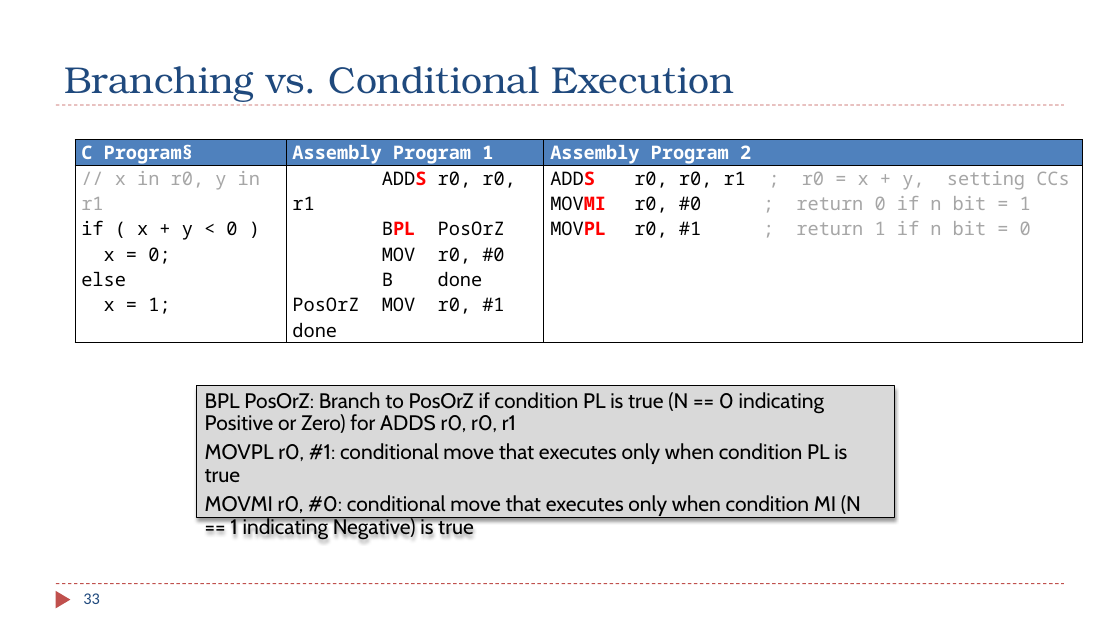
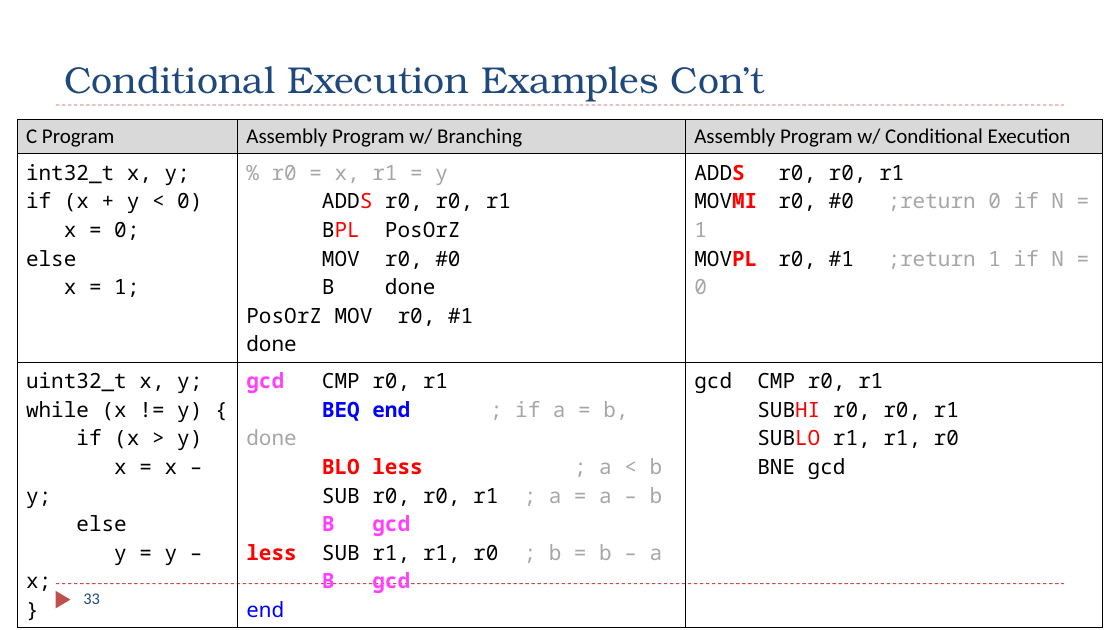
Before and after one commit to guhofstra/CSC111Fa25, a slide deck: slide 33 of PPTs/Ch6_ARM_Control_Flow.pptx. Drawn at 1120x630 pixels with LibreOffice and Linux fonts; fonts in the diff are those of the drawing. Boxes give left, top, right and bottom in pixels: in the first picture for what was removed or moved away, otherwise in the second. Text is boxed around its words. In the diff, an @@ line names an element or a change of style, - is before the commit and + after.

```diff
--- a/PPTs/Ch6_ARM_Control_Flow.pptx
+++ b/PPTs/Ch6_ARM_Control_Flow.pptx
@@ title at (64, 66, 765, 102): text changed @@
-Branching vs. Conditional Execution
+Conditional Execution Examples Con’t
@@ table at (18, 119, 1102, 622) @@
-row 1: C Program§ | Assembly Program 1 | Assembly Program 2
-row 2: // x in r0, y in r1 / if ( x + y < 0 ) / x = 0; / else / x = 1; | ADDS r0, r0, r1 / BPL PosOrZ / MOV r0, #0 / B done / PosOrZ MOV r0, #1 / done | ADDS r0, r0, r1 ; r0 = x + y, setting CCs / MOVMI r0, #0 ; return 0 if n bit = 1 / MOVPL r0, #1 ; return 1 if n bit = 0
+row 1: C Program | Assembly Program w/ Branching | Assembly Program w/ Conditional Execution
+row 2: int32_t x, y; / if (x + y < 0) / x = 0; / else / x = 1; | % r0 = x, r1 = y / ADDS r0, r0, r1 / BPL PosOrZ / MOV r0, #0 / B done / PosOrZ MOV r0, #1 / done | ADDS r0, r0, r1 / MOVMI r0, #0 ;return 0 if N = 1 / MOVPL r0, #1 ;return 1 if N = 0
+row 3: uint32_t x, y; / while (x != y) { / if (x > y) / x = x – y; / else / y = y – x; / } | gcd CMP r0, r1 / BEQ end ; if a = b, done / BLO less ; a < b / SUB r0, r0, r1 ; a = a – b / B gcd / less SUB r1, r1, r0 ; b = b – a / B gcd / end | gcd CMP r0, r1 / SUBHI r0, r0, r1 / SUBLO r1, r1, r0 / BNE gcd
@@ table: place and size @@
-table at (75, 140, 1083, 342)
+table at (18, 119, 1102, 622)
@@ rectangle removed at (197, 386, 895, 518) @@
-BPL PosOrZ: Branch to PosOrZ if condition PL is true (N == 0 indicating Positive or Zero) for ADDS r0, r0, r1
-MOVPL r0, #1: conditional move that executes only when condition PL is true
-MOVMI r0, #0: conditional move that executes only when condition MI (N == 1 indicating Negative) is true
```
Also in this commit, not shown: 2 other slides changed, 10 other files.
